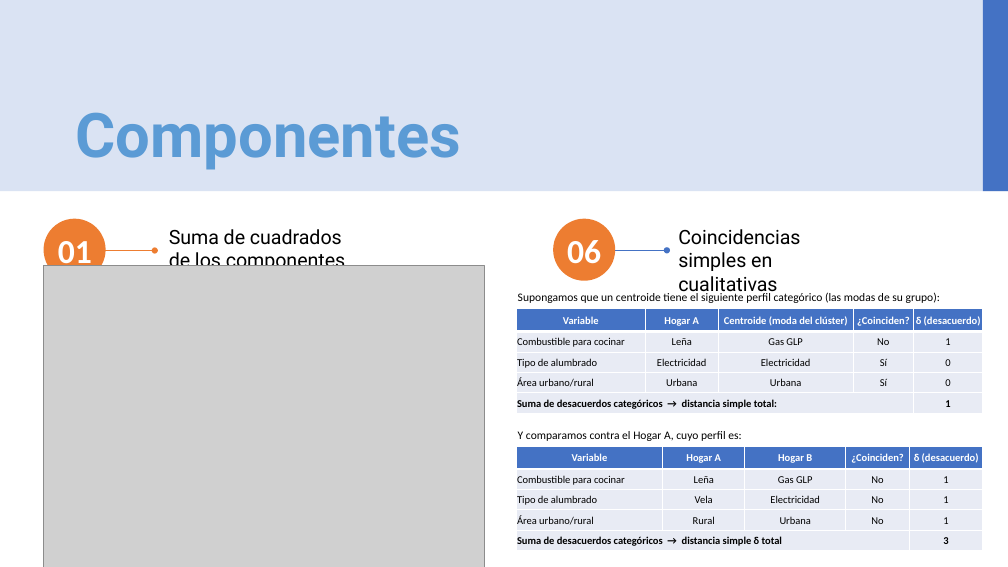
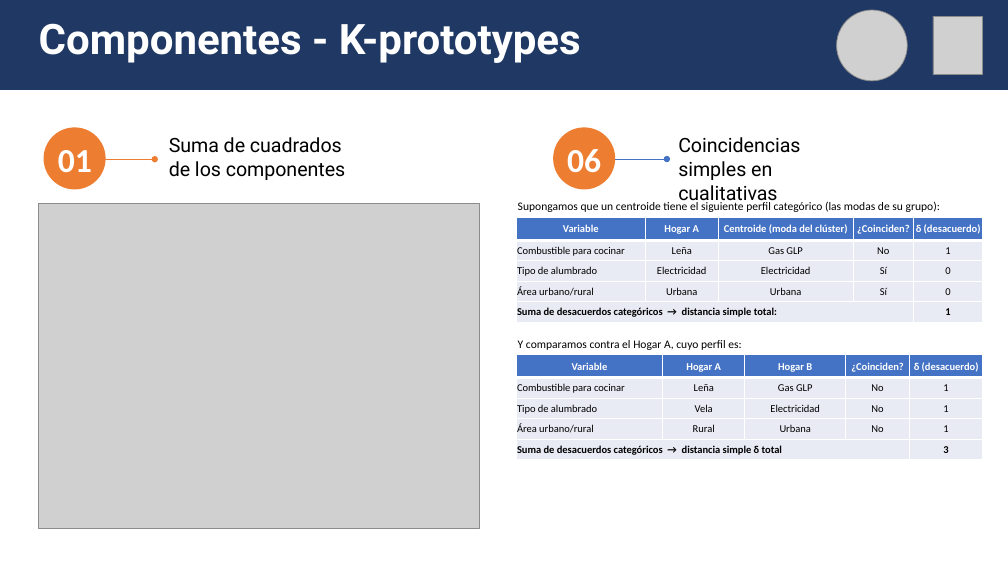
Before and after one commit to lucianoaltamirano435-rgb/Grupo_3_Trabajos_practicos, a slide deck: slide 6 of TPF/TP_final_Seminario_programacion_presentación_final.pptx. Drawn at 1008x567 pixels with LibreOffice and Linux fonts; fonts in the diff are those of the drawing; grey boxes stand for pictures. Boxes give left, top, right and bottom in pixels: in the first picture for what was removed or moved away, otherwise in the second. Text is boxed around its words. In the diff, an @@ line names an element or a change of style, - is before the commit and + after.

```diff
--- a/TPF/TP_final_Seminario_programacion_presentación_final.pptx
+++ b/TPF/TP_final_Seminario_programacion_presentación_final.pptx
@@ rectangle: place and size @@
-rectangle at [0, 0, 1008, 191]
+rectangle at [0, 0, 1008, 89]
@@ rectangle at [0, 0, 1008, 89]: fill #DAE3F3 to #203864; outline none to #203864 1 pt @@
@@ text at [39, 23, 581, 63]: text changed; size 58.7 to 40 pt; text colour #5B9BD5 to #FFFFFF @@
-Componentes
+Componentes - K-prototypes
@@ picture added at [837, 10, 907, 81] @@
@@ picture added at [933, 16, 982, 74] @@
@@ rectangle removed at [983, 0, 1008, 191] @@
@@ 6 texts, 2 tables, 2 arrows, 2 ellipses: place and size @@
-6 texts, 2 tables, 2 arrows, 2 ellipses at [44, 219, 984, 551]
+6 texts, 2 tables, 2 arrows, 2 ellipses at [44, 127, 984, 460]
@@ picture: place and size @@
-picture at [44, 266, 485, 567]
+picture at [39, 203, 480, 528]
```
Also in this commit, not shown: 8 other slides changed, 1 slide removed.
